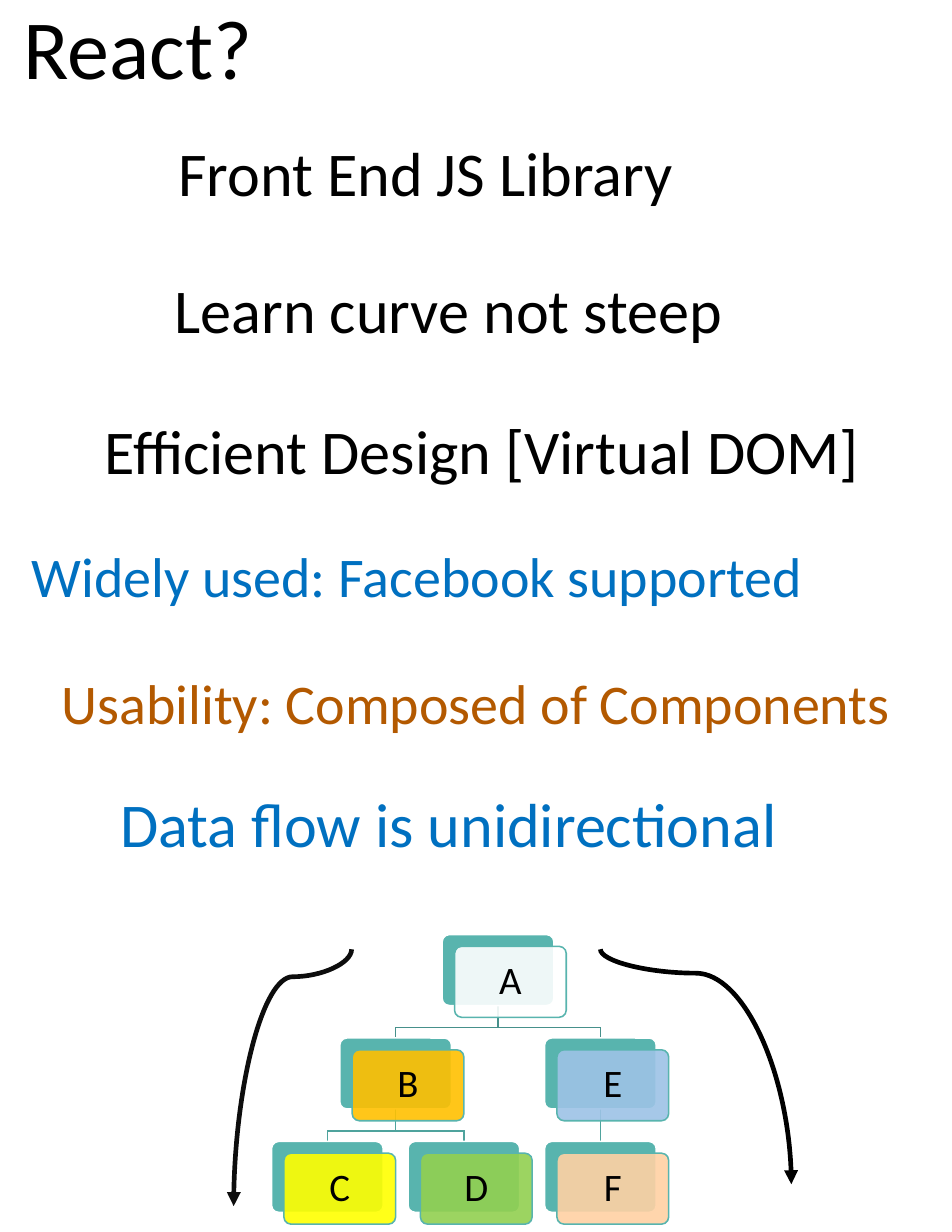
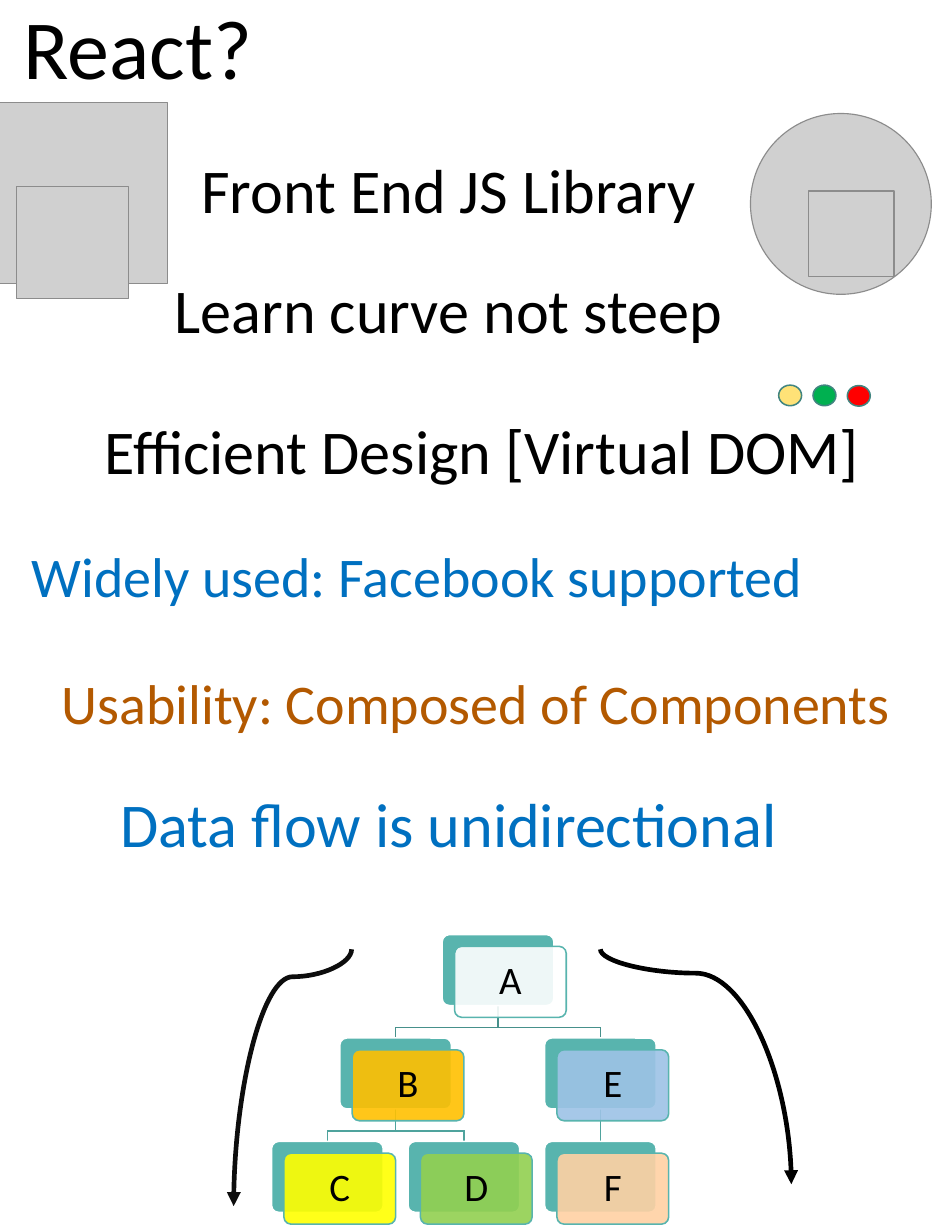
Before and after one commit to scorpion0511/mytracker, a slide deck: slide 11 of doc/React.pptx (slide 10 before the commit). Drawn at 952x1232 pixels with LibreOffice and Linux fonts; fonts in the diff are those of the drawing; grey boxes stand for pictures. Boxes give left, top, right and bottom in pixels: in the first picture for what was removed or moved away, otherwise in the second. Text is boxed around its words. In the diff, an @@ line names an element or a change of style, - is before the commit and + after.

```diff
--- a/doc/React.pptx
+++ b/doc/React.pptx
@@ picture added at <box>0,103,168,284</box> @@
@@ picture added at <box>750,113,932,295</box> @@
@@ text "Front End JS Library": place and size @@
-text "Front End JS Library" at <box>178,152,672,206</box>
+text "Front End JS Library" at <box>201,169,695,223</box>
@@ picture added at <box>17,187,129,299</box> @@
@@ picture added at <box>808,190,894,277</box> @@
@@ ellipse added at <box>778,385,801,405</box>, fill #FFE277, outline #418581 1 pt @@
@@ ellipse added at <box>813,385,836,405</box>, fill #00B050, outline #418581 1 pt @@
@@ ellipse added at <box>848,385,870,405</box>, fill #FF0000, outline #418581 1 pt @@
```
Also in this commit, not shown: 10 other slides changed, 2 slides added.
